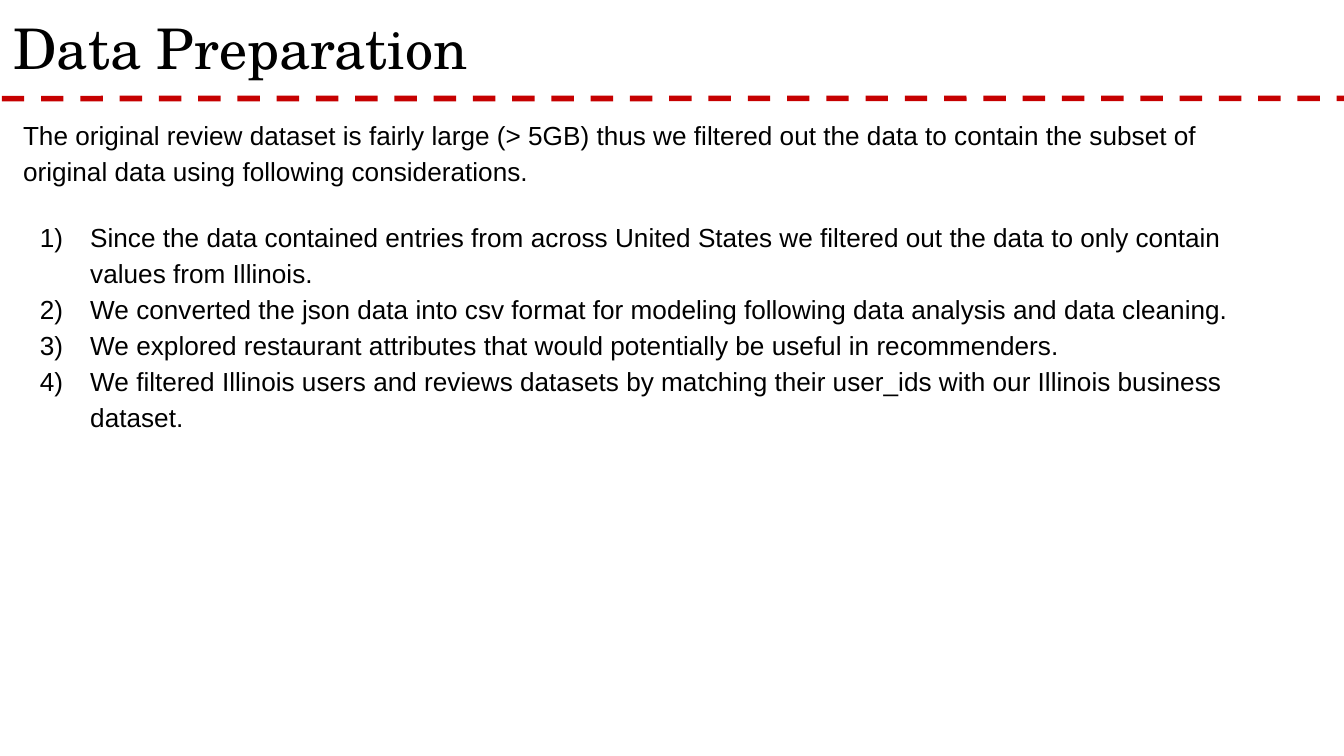
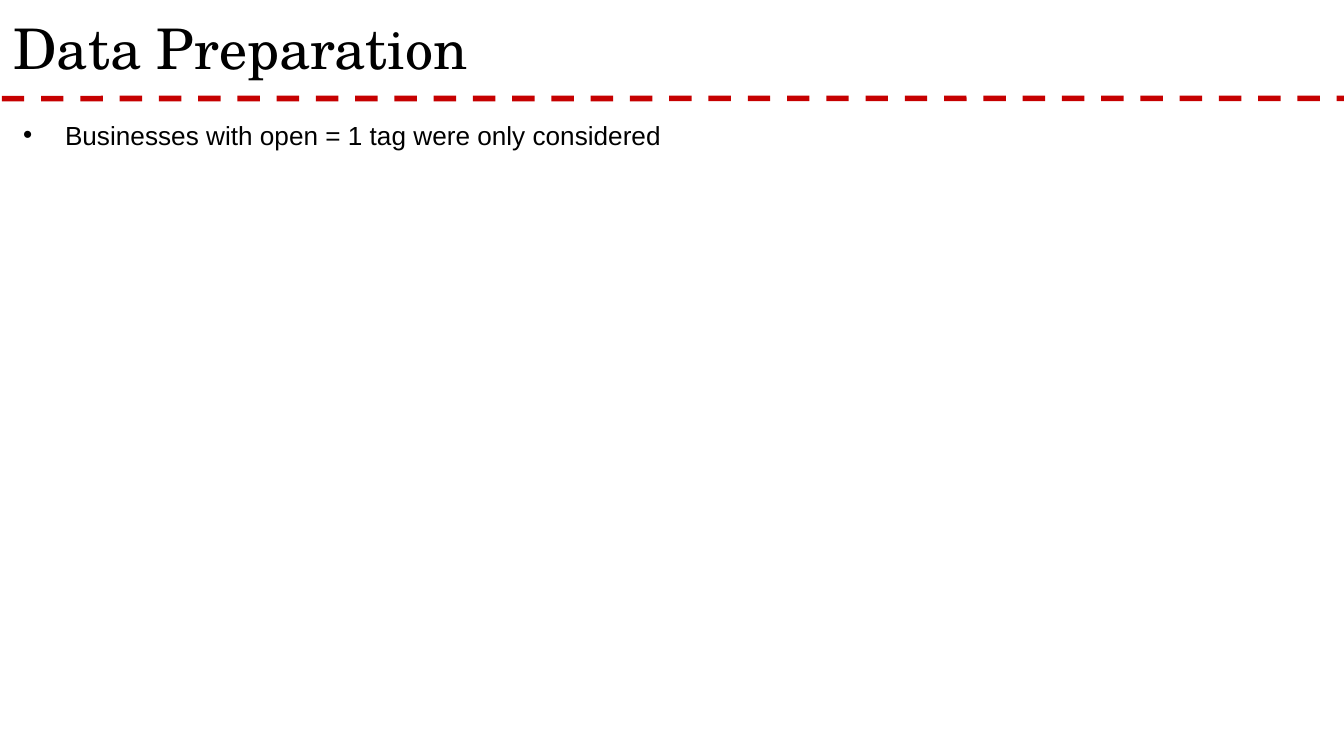
Before and after one commit to rnair7163/Restaurant-Recommendation-System-using-Yelp-Dataset, a slide deck: slide 7 of PPT/Yelp Presentation.pptx. Drawn at 1344x756 pixels with LibreOffice and Linux fonts; fonts in the diff are those of the drawing; background and template pictures are left out. Boxes give left, top, right and bottom in pixels: in the first picture for what was removed or moved away, otherwise in the second. Text is boxed around its words. In the diff, an @@ line names an element or a change of style, - is before the commit and + after.

```diff
--- a/PPT/Yelp Presentation.pptx
+++ b/PPT/Yelp Presentation.pptx
@@ text at [65, 126, 661, 150]: text changed @@
-The original review dataset is fairly large (> 5GB) thus we filtered out the data to contain the subset of original data using following considerations.
-1) Since the data contained entries from across United States we filtered out the data to only contain values from Illinois.
-2) We converted the json data into csv format for modeling following data analysis and data cleaning.
-3) We explored restaurant attributes that would potentially be useful in recommenders.
-4) We filtered Illinois users and reviews datasets by matching their user_ids with our Illinois business dataset.
+• Businesses with open = 1 tag were only considered
```
Also in this commit, not shown: 2 other slides changed, 1 slide added.
